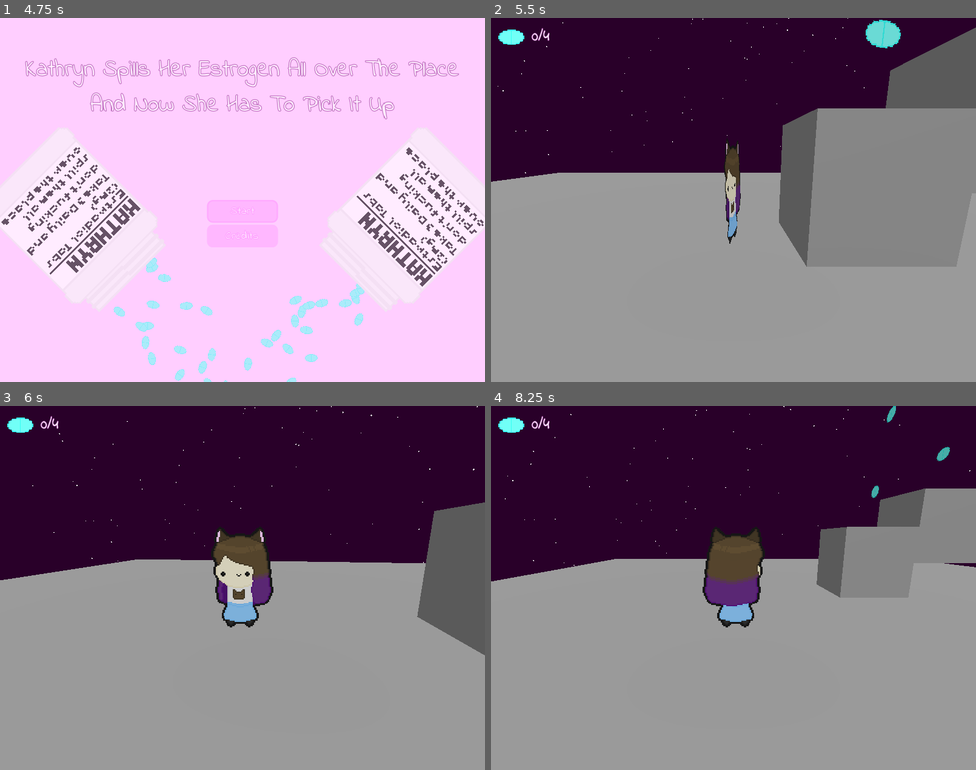
Above: before the commit, frames 1-4 (two rows, left to right).
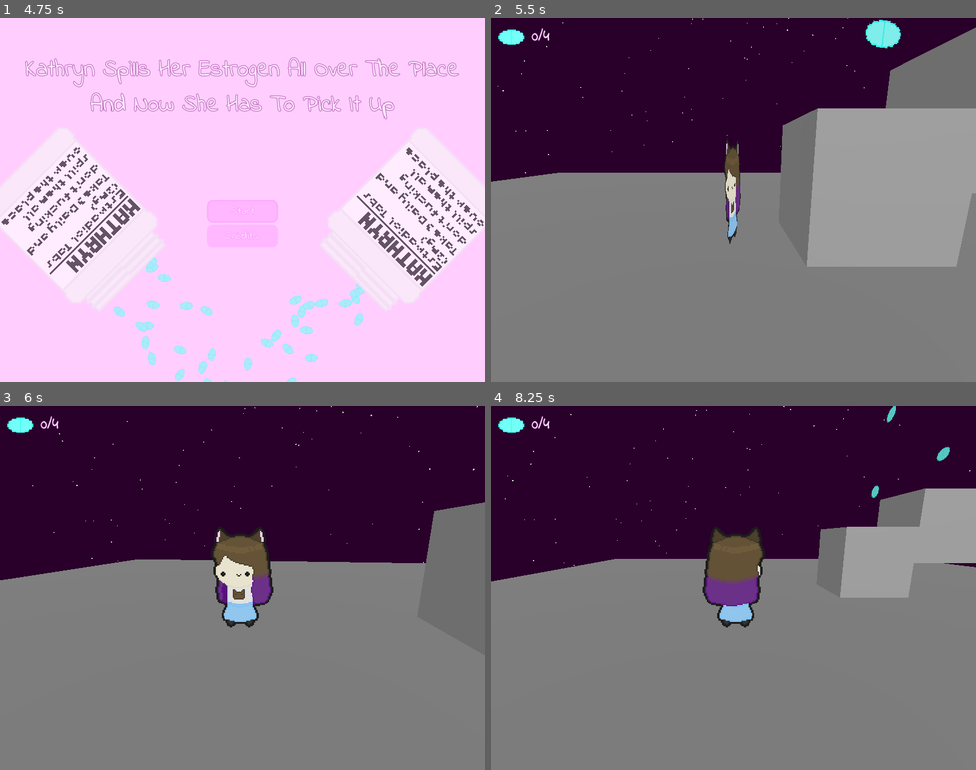
Above: after the commit, the same moments.

Repository: KittyMcTophat/Kathryn-Spills-Her-Estrogen
Game: Godot game, scene res://UI/disclaimer.tscn
Two runs of this game, one before a commit and one after it. Both use one fixed random seed, a clock stepped at 60 frames per second and the inputs below.
Inputs:
- Up to frame 1 (4.75 s): tap Enter at 0.5 s; hold D (move_right) 0.53-1.28 s; tap Down (camera_down) at 0.6 s; tap Space (jump) at 0.77, 1.52, 4.52 s; hold S (move_down) 1.28-2.03 s; tap Left (camera_left) at 1.35 s; hold D (move_right) 2.03-2.75 s; tap Right (camera_right) at 2.1 s; click "Start" at 2.75 s; click "Start" at 3.5 s; hold W (move_up) from 4.28 s (still down); tap Up (camera_up) at 4.35 s
- Up to frame 2 (5.5 s): release W (move_up) at 5.03 s; hold A (move_left) from 5.03 s (still down); tap Down (camera_down) at 5.1 s; tap Space (jump) at 5.27 s
- Up to frame 3 (6 s): keep holding A (move_left); tap Left (camera_left) at 5.85 s
- Up to frame 4 (8.25 s): tap Space (jump) at 6.02, 7.52 s; release A (move_left) at 6.53 s; hold S (move_down) 6.53-7.28 s; tap Right (camera_right) at 6.6 s; hold D (move_right) 7.28-8.03 s; tap Up (camera_up) at 7.35 s; hold W (move_up) from 8.03 s (still down); tap Down (camera_down) at 8.1 s

Frame 1 is identical in both runs. In frame 2, 57% of the frame differs, in the area x 0-100%, y 24-100%; in frame 3, 52%; in frame 4, 58%, in the area x 0-100%, y 0-100%.

Commit message:
tweaked lighting

Diff:
--- a/test scene.tscn
+++ b/test scene.tscn
@@ -76,8 +76,18 @@
 material = SubResource("StandardMaterial3D_vlhs5")
 
 [node name="DirectionalLight3D" type="DirectionalLight3D" parent="."]
-transform = Transform3D(1, -1.51421e-07, 8.7423e-08, 0, 0.5, 0.866025, -1.74846e-07, -0.866025, 0.5, 0, 0, 0)
+transform = Transform3D(0.965926, -0.0990457, 0.239118, 0, 0.923879, 0.382683, -0.258819, -0.369644, 0.892399, 0, 0, 0)
 light_energy = 0.5
+sky_mode = 1
+
+[node name="DirectionalLight3D2" type="DirectionalLight3D" parent="."]
+transform = Transform3D(-4.37114e-08, 0, -1, 0, 1, 0, 1, 0, -4.37114e-08, 0, 0, 0)
+light_energy = 0.1
+sky_mode = 1
+
+[node name="DirectionalLight3D3" type="DirectionalLight3D" parent="."]
+transform = Transform3D(-1, 0, -8.74227e-08, 0, 1, 0, 8.74228e-08, 0, -1, 0, 0, 0)
+light_energy = 0.05
 sky_mode = 1
 
 [node name="Kathryn" parent="." instance=ExtResource("1_krk0v")]
